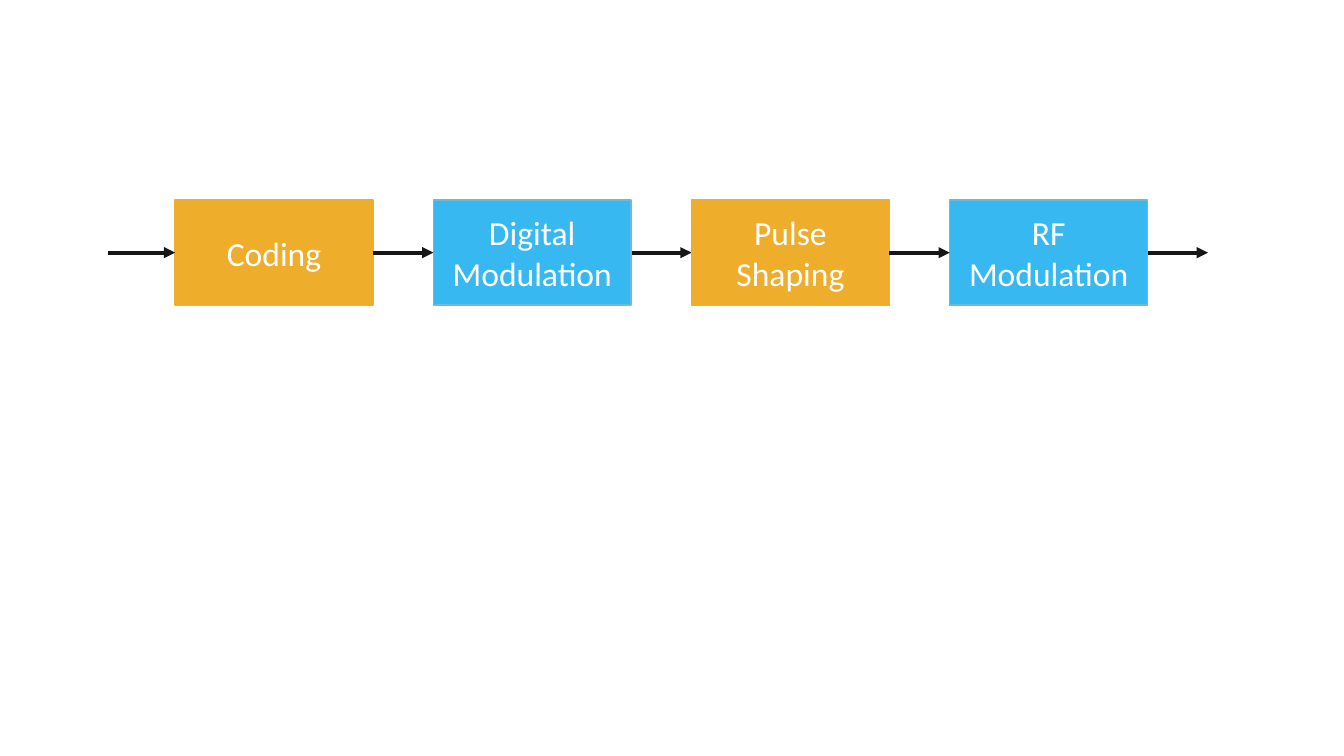
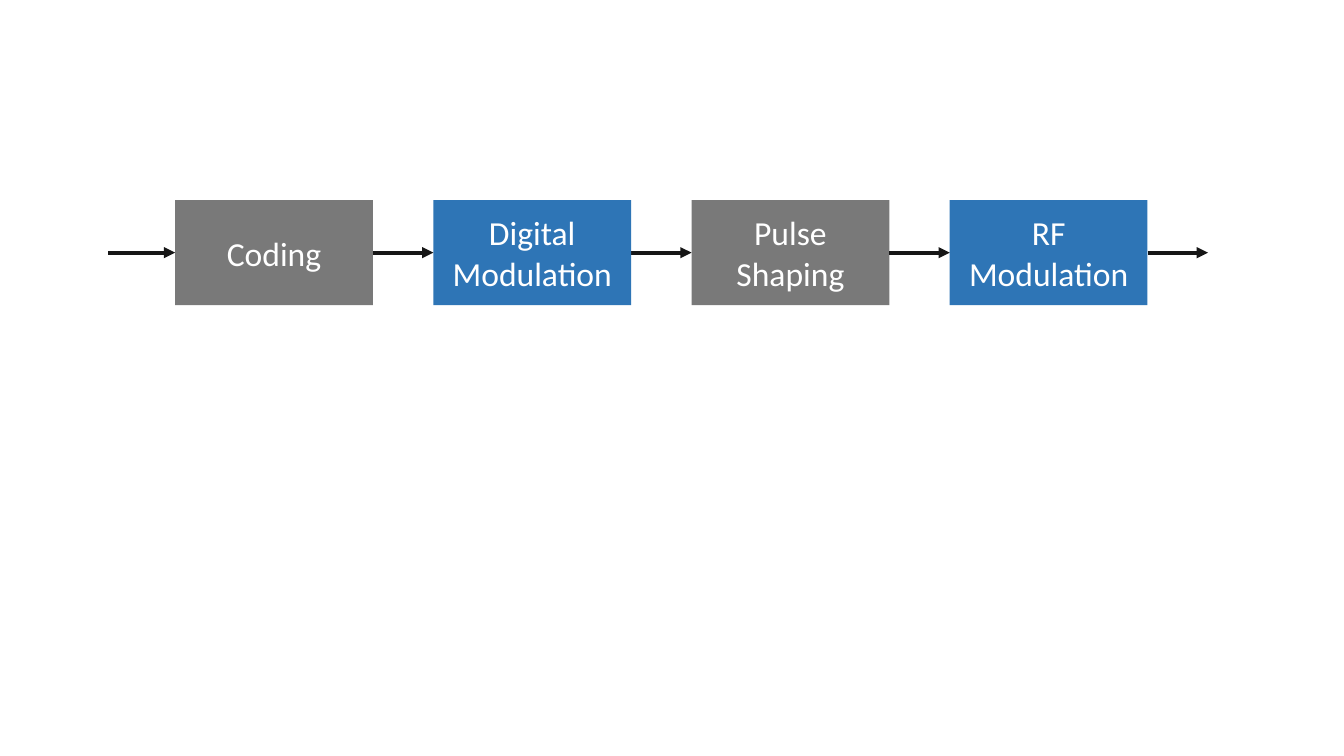
Before and after one commit to SystemsApproach/private5g, a slide deck: slide 14 of figures.pptx. Drawn at 1344x756 pixels with LibreOffice and Linux fonts; fonts in the diff are those of the drawing. Boxes give left, top, right and bottom in pixels: in the first picture for what was removed or moved away, otherwise in the second. Text is boxed around its words. In the diff, an @@ line names an element or a change of style, - is before the commit and + after.

```diff
--- a/figures.pptx
+++ b/figures.pptx
@@ rectangle "Coding" at (x1=175, y1=200, x2=372, y2=305): fill #EEAD2A to #7A7A7A; outline #EEAD2A 0.75 pt to none @@
@@ rectangle "Digital" at (x1=433, y1=200, x2=630, y2=305): fill #38B9F2 to #2E75B6; outline #6BBADD 0.75 pt to none @@
@@ rectangle "Pulse" at (x1=692, y1=200, x2=890, y2=305): fill #EEAD2A to #7A7A7A; outline #EEAD2A 0.75 pt to none @@
@@ rectangle "RF" at (x1=950, y1=200, x2=1148, y2=305): fill #38B9F2 to #2E75B6; outline #6BBADD 0.75 pt to none @@
```
Also in this commit, not shown: 23 other slides changed, 3 slides removed, 29 other files.
